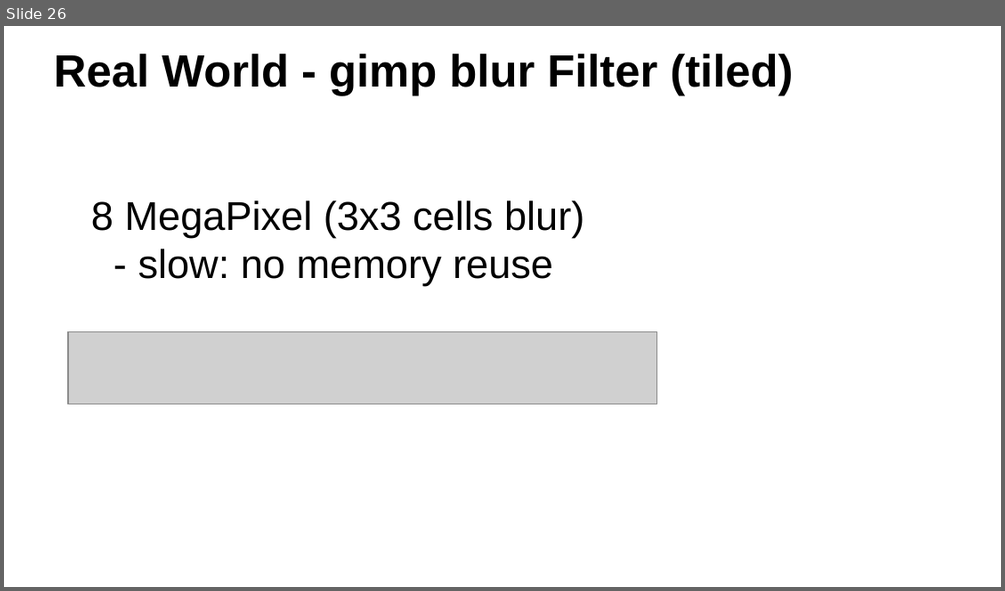
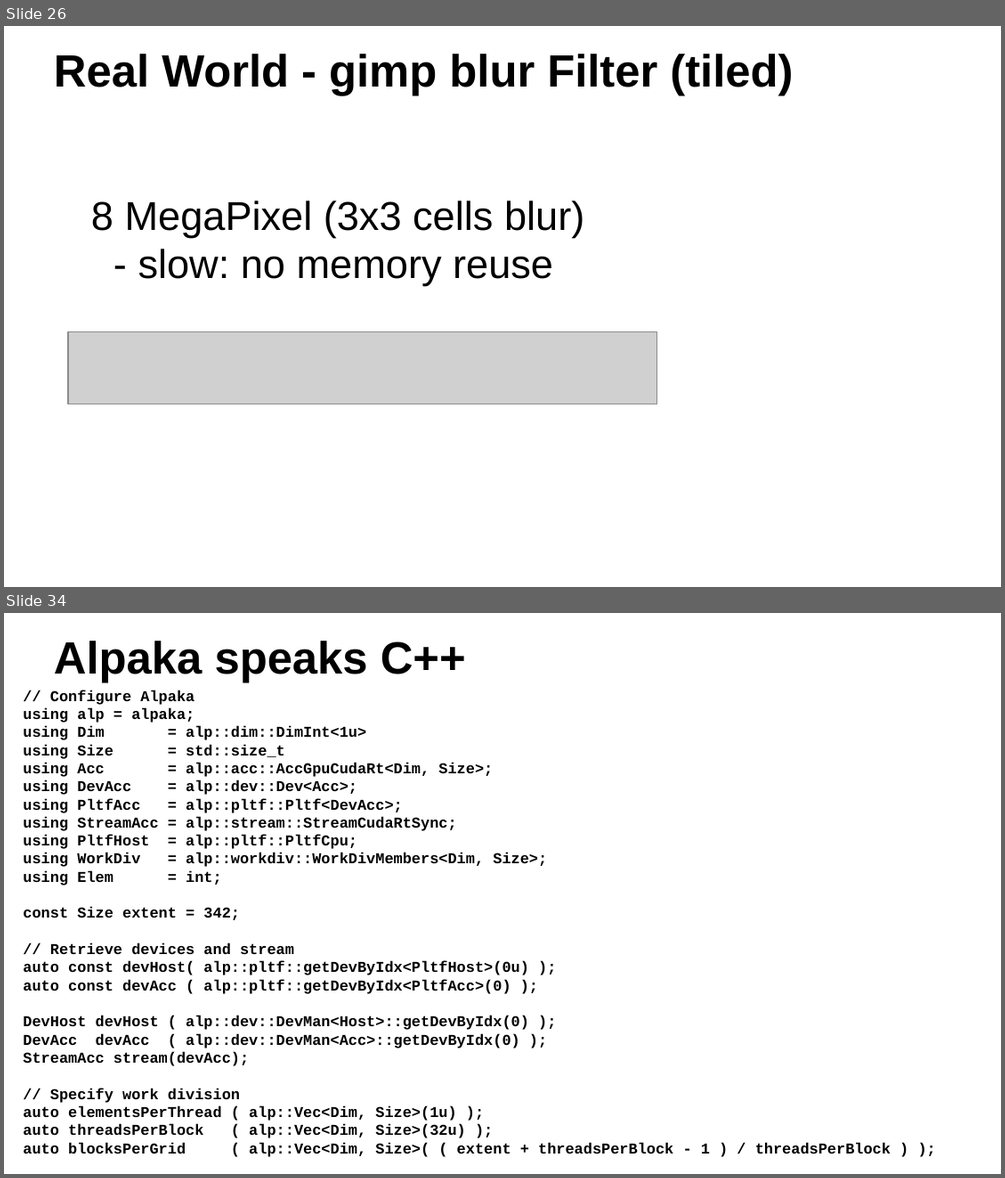
Before and after one commit to ax3l/datenspuren_2016, a slide deck: Slides.odp. Shown one above the other, each under a label of ours: slide 26 before the commit, slides 26 and 34 after it; the slides between them are not shown. The pictures are 1005x591 and 1005x1178 pixels, drawn with LibreOffice and Linux fonts; fonts in the diff are those of the drawing; grey boxes stand for pictures; background and template pictures are left out. Boxes give left, top, right and bottom in pixels: in the first picture for what was removed or moved away, otherwise in the second. Text is boxed around its words. In the diff, an @@ line names an element or a change of style, - is before the commit and + after.

Commit message:
more slides
- openmp 4.5
- openacc
- alpaka

```diff
--- a/Slides.odp
+++ b/Slides.odp
@@ slide 34 added at box(4, 613, 1001, 1174), background #FFFFFF @@
@@ title added at box(54, 641, 466, 683), 36 pt, text #000000, bold @@
+Alpaka speaks C++
@@ text added at box(23, 690, 890, 1157), 12 pt, text #000000, bold @@
+// Configure Alpaka
+using alp = alpaka;
+using Dim = alp::dim::DimInt<1u>
+using Size = std::size_t
+using Acc = alp::acc::AccGpuCudaRt<Dim, Size>;
+using DevAcc = alp::dev::Dev<Acc>;
+using PltfAcc = alp::pltf::Pltf<DevAcc>;
+using StreamAcc = alp::stream::StreamCudaRtSync;
+using PltfHost = alp::pltf::PltfCpu;
+using WorkDiv = alp::workdiv::WorkDivMembers<Dim, Size>;
+using Elem = int;
+const Size extent = 342;
+// Retrieve devices and stream
+auto const devHost( alp::pltf::getDevByIdx<PltfHost>(0u) );
+auto const devAcc ( alp::pltf::getDevByIdx<PltfAcc>(0) );
+DevHost devHost ( alp::dev::DevMan<Host>::getDevByIdx(0) );
+DevAcc devAcc ( alp::dev::DevMan<Acc>::getDevByIdx(0) );
+StreamAcc stream(devAcc);
+// Specify work division
+auto elementsPerThread ( alp::Vec<Dim, Size>(1u) );
+auto threadsPerBlock ( alp::Vec<Dim, Size>(32u) );
+auto blocksPerGrid ( alp::Vec<Dim, Size>( ( extent + threadsPerBlock - 1 ) / threadsPerBlock ) );
+WorkDiv workdiv( WorkDiv(blocksPerGrid, threadsPerBlock, elementsPerThread) );
@@ rectangle added at box(15, 1111, 987, 1161), fill #FFFFFF, outline #FFFFFF 0 pt @@
```
Also in this commit, not shown: 6 slides changed, 7 other slides added.
